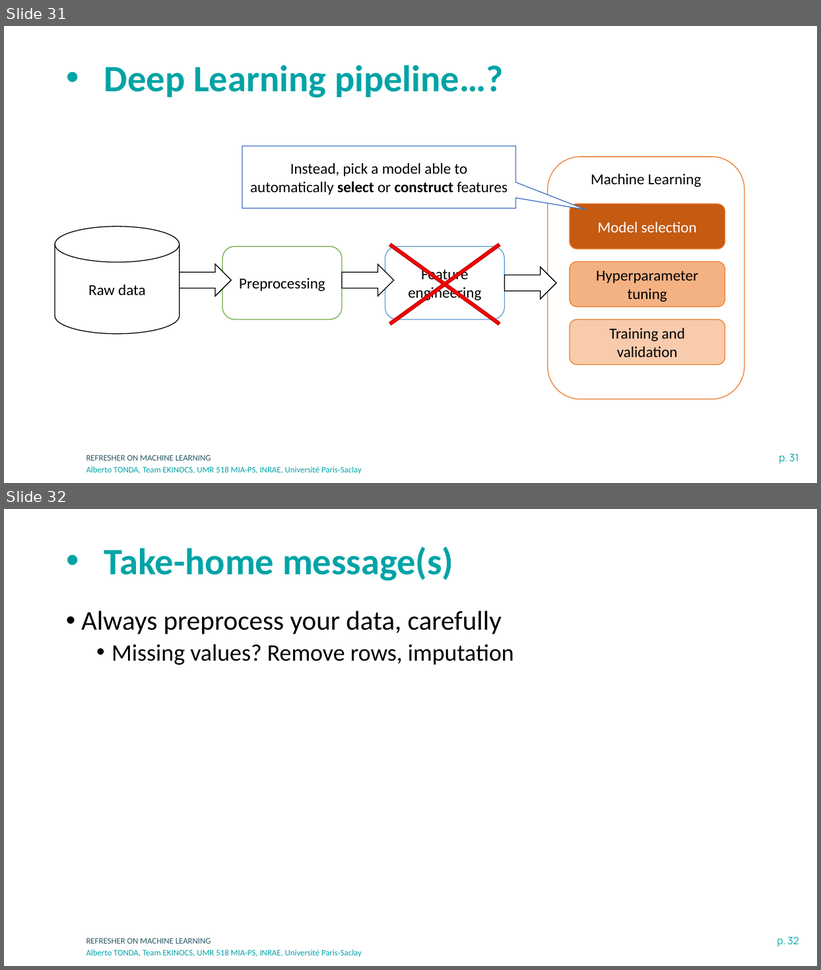
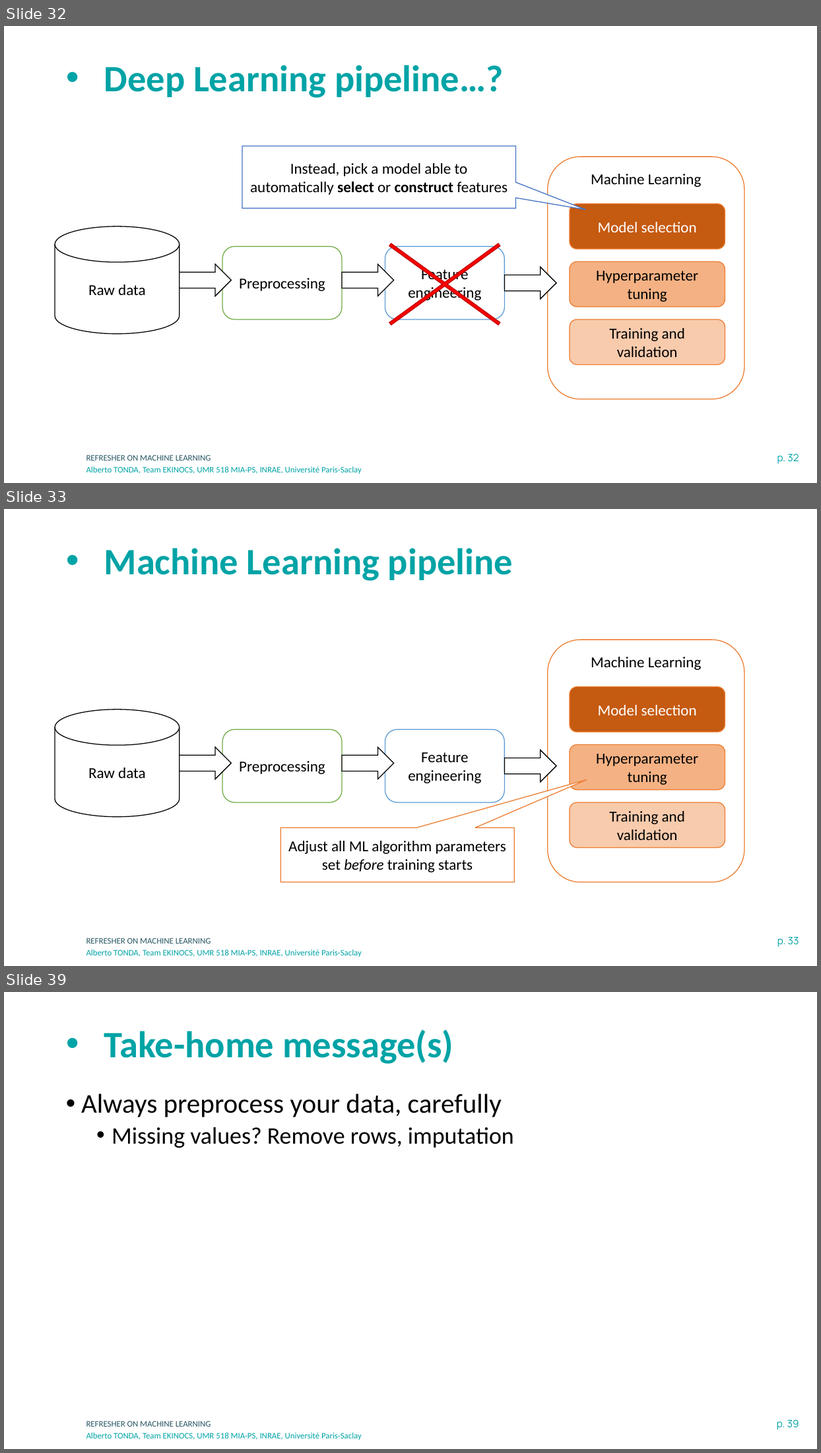
Before and after one commit to albertotonda/teaching, a slide deck: deep-learning-in-practice-with-pytorch/0-machine-learning.pptx. Shown one above the other, each under a label of ours: slides 31 and 32 before the commit, slides 32, 33 and 39 after it; the slides between them are not shown. The pictures are 821x970 and 821x1453 pixels, drawn with LibreOffice and Linux fonts; fonts in the diff are those of the drawing; background and template pictures are left out. Boxes give left, top, right and bottom in pixels: in the first picture for what was removed or moved away, otherwise in the second. Text is boxed around its words. In the diff, an @@ line names an element or a change of style, - is before the commit and + after.

```diff
--- a/deep-learning-in-practice-with-pytorch/0-machine-learning.pptx
+++ b/deep-learning-in-practice-with-pytorch/0-machine-learning.pptx
@@ slide 33 added at (x1=4, y1=509, x2=817, y2=966), background #FFFFFF; not listed: 3 template elements that a slide beside it also shows @@
@@ title added at (x1=104, y1=548, x2=513, y2=581), 44 pt, text #00A3A6, bold @@
+• Machine Learning pipeline
@@ rounded rectangle added at (x1=548, y1=640, x2=745, y2=883), fill #FFFFFF, outline #ED7D31 1 pt, 18 pt, text #000000 @@
+Machine Learning
@@ rounded rectangle added at (x1=570, y1=687, x2=725, y2=732), fill #C55A11, outline #ED7D31 1 pt, 18 pt, text #FFFFFF @@
+Model selection
@@ cylinder added at (x1=55, y1=710, x2=179, y2=817), fill #FFFFFF, outline #000000 1 pt, 18 pt, text #000000 @@
+Raw data
@@ rounded rectangle added at (x1=222, y1=730, x2=342, y2=803), fill #FFFFFF, outline #70AD47 1 pt, 18 pt, text #000000 @@
+Preprocessing
@@ rounded rectangle added at (x1=385, y1=730, x2=505, y2=803), fill #FFFFFF, outline #5B9BD5 1 pt, 18 pt, text #000000 @@
+Feature engineering
@@ rounded rectangle added at (x1=570, y1=745, x2=725, y2=790), fill #F4B183, outline #ED7D31 1 pt, 18 pt, text #000000 @@
+Hyperparameter tuning
@@ right arrow added at (x1=180, y1=747, x2=232, y2=779), fill #FFFFFF, outline #000000 1 pt @@
@@ right arrow added at (x1=342, y1=747, x2=394, y2=779), fill #FFFFFF, outline #000000 1 pt @@
@@ right arrow added at (x1=505, y1=750, x2=556, y2=782), fill #FFFFFF, outline #000000 1 pt @@
@@ rounded rectangle added at (x1=570, y1=803, x2=725, y2=848), fill #F8CBAD, outline #ED7D31 1 pt, 18 pt, text #000000 @@
+Training and validation
@@ speech box added at (x1=281, y1=828, x2=515, y2=883), fill #FFFFFF, outline #ED7D31 1 pt, 18 pt, text #000000 @@
+Adjust all ML algorithm parameters set before training starts
@@ what was slide 31 is now slide 32 @@
@@ page number at (x1=778, y1=454, x2=799, y2=464): text changed @@
-p. 31
+p. 32
@@ what was slide 32 is now slide 39 @@
@@ page number at (x1=777, y1=1420, x2=799, y2=1430): text changed @@
-p. 32
+p. 39
```
Also in this commit, not shown: 3 slides changed, 7 other slides added, 1 slide removed, 7 other files.
